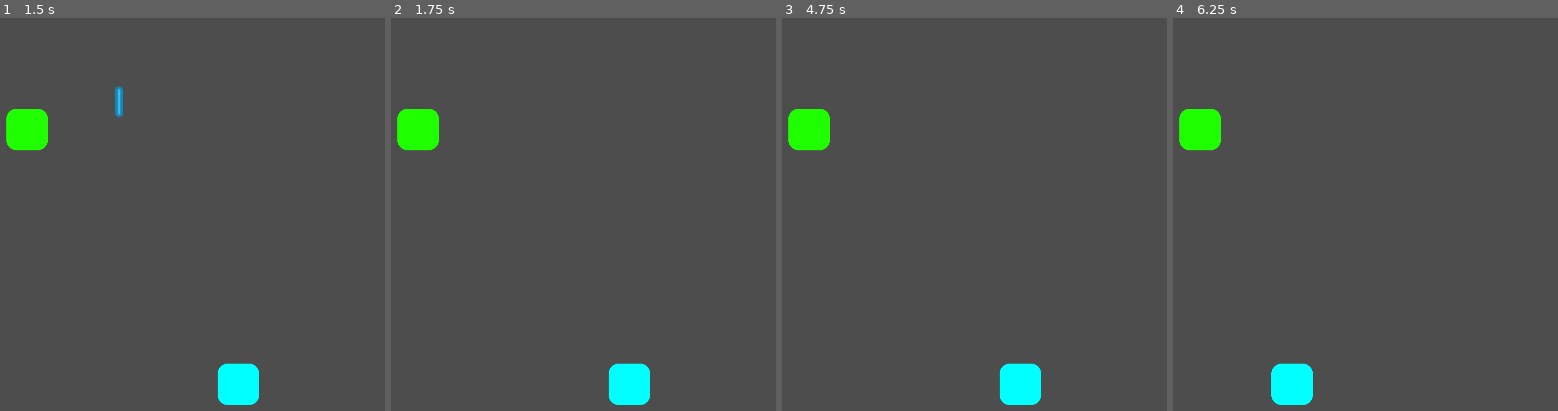
Above: before the commit, frames 1-4 (left to right).
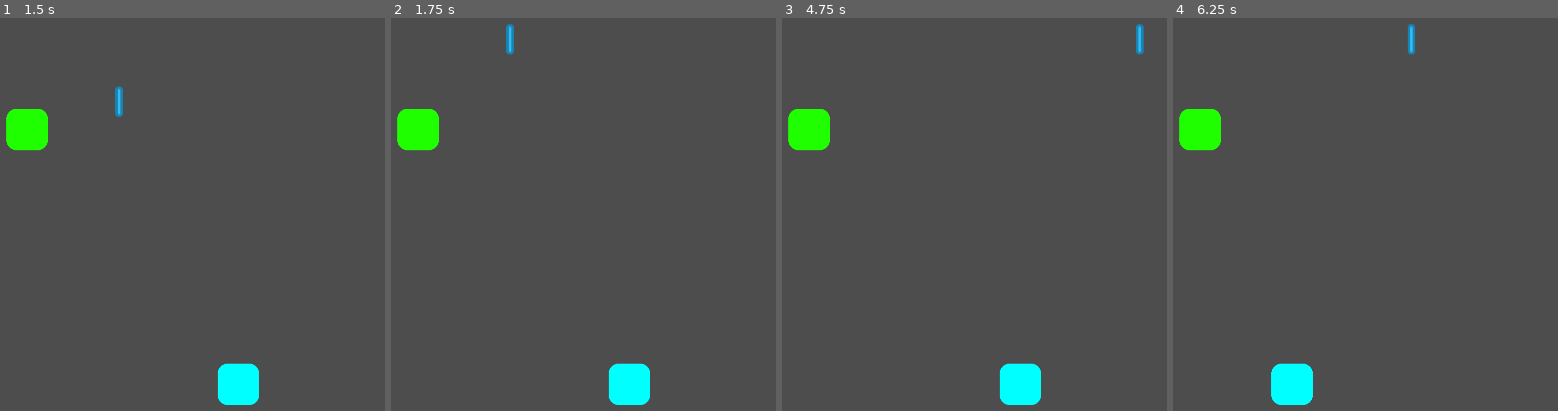
Above: after the commit, the same moments.

Repository: michael-j-coyne/space-defense
Game: Godot game, scene res://scenes/main.tscn
The game is run twice, just before and just after one commit, with the same random seed, the same clock (stepped at 60 frames per second) and the same inputs.
Inputs (mouse positions are in pixels of both pictures, inside the frame that each line leads up to):
- Up to frame 1 (1.5 s): tap Enter (ui_accept) at 0.5, 0.77 s; move the mouse to (300, 214) at 0.52 s; hold Right (ui_right) 0.53-1.25 s; hold Shift 0.53-1.25 s; click (300, 214) at 0.67 s; drag from (outside the picture) to (26, 128) at 1.27 s
- Up to frame 2 (1.75 s): no input
- Up to frame 3 (4.75 s): move the mouse to (986, 135) at 2.02 s; hold Right (ui_right) 2.03-2.75 s; tap Ctrl at 2.1 s; drag from (866, 324) to (1140, 383) at 2.77 s; tap Enter (ui_accept) at 3.5, 3.77 s; move the mouse to (1147, 300) at 3.52 s; hold Left (ui_left) 3.53-4.25 s; tap Alt at 3.6 s; drag from (outside the picture) to (1140, 159) at 4.27 s
- Up to frame 4 (6.25 s): tap Enter (ui_accept) at 5 s; move the mouse to (1338, 234) at 5.02 s; hold Left (ui_left) 5.03-5.75 s; hold Shift 5.03-5.75 s; click (1338, 234) at 5.17 s; drag from (1176, 124) to (1292, 383) at 5.77 s

Frame 1 is identical in both runs. In frame 2, 0.2% of the frame differs, in the area x 29-32%, y 1-10%; in frame 3, 0.2%; in frame 4, 0.1%.

Commit message:
Use weapon.setup in Player

Diff:
--- a/scenes/player.gd
+++ b/scenes/player.gd
@@ -16,6 +16,9 @@
 	collision.scale = scaling
 	sprite.scale = scaling
 
+	# TODO: fix hardcoded values
+	weapon.setup(1.0, 1.0, 1.0, 5.0, preload("res://scenes/projectile.tscn"))
+
 func _physics_process(delta):
 	velocity = Vector2.ZERO
 
